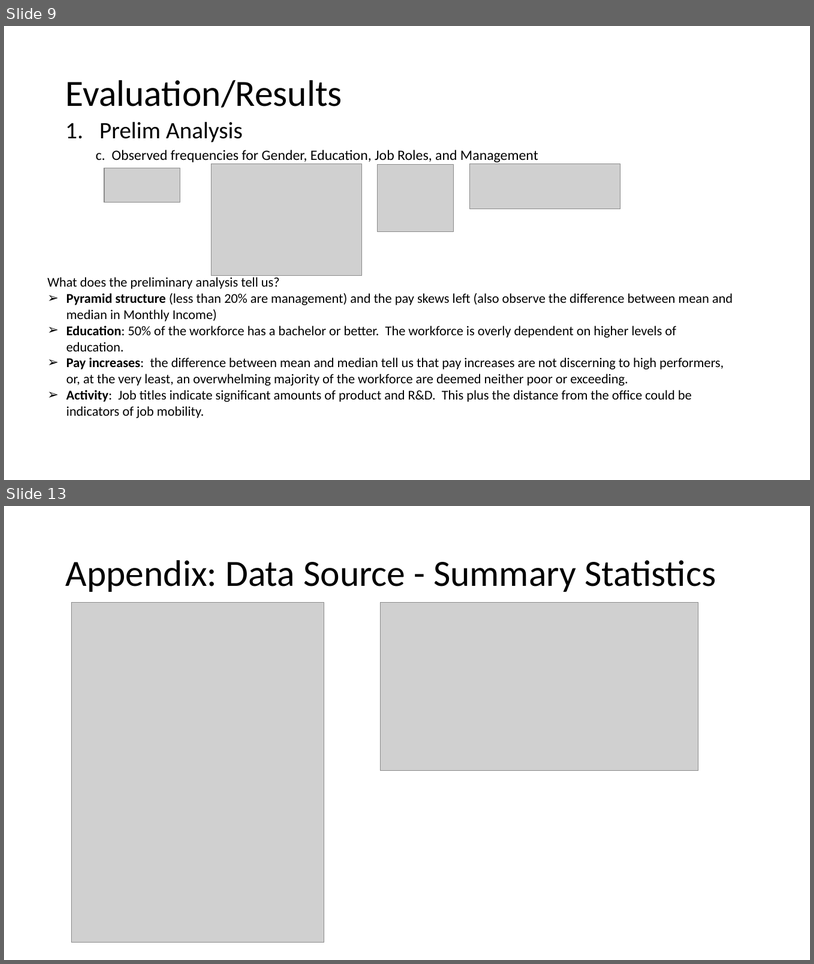
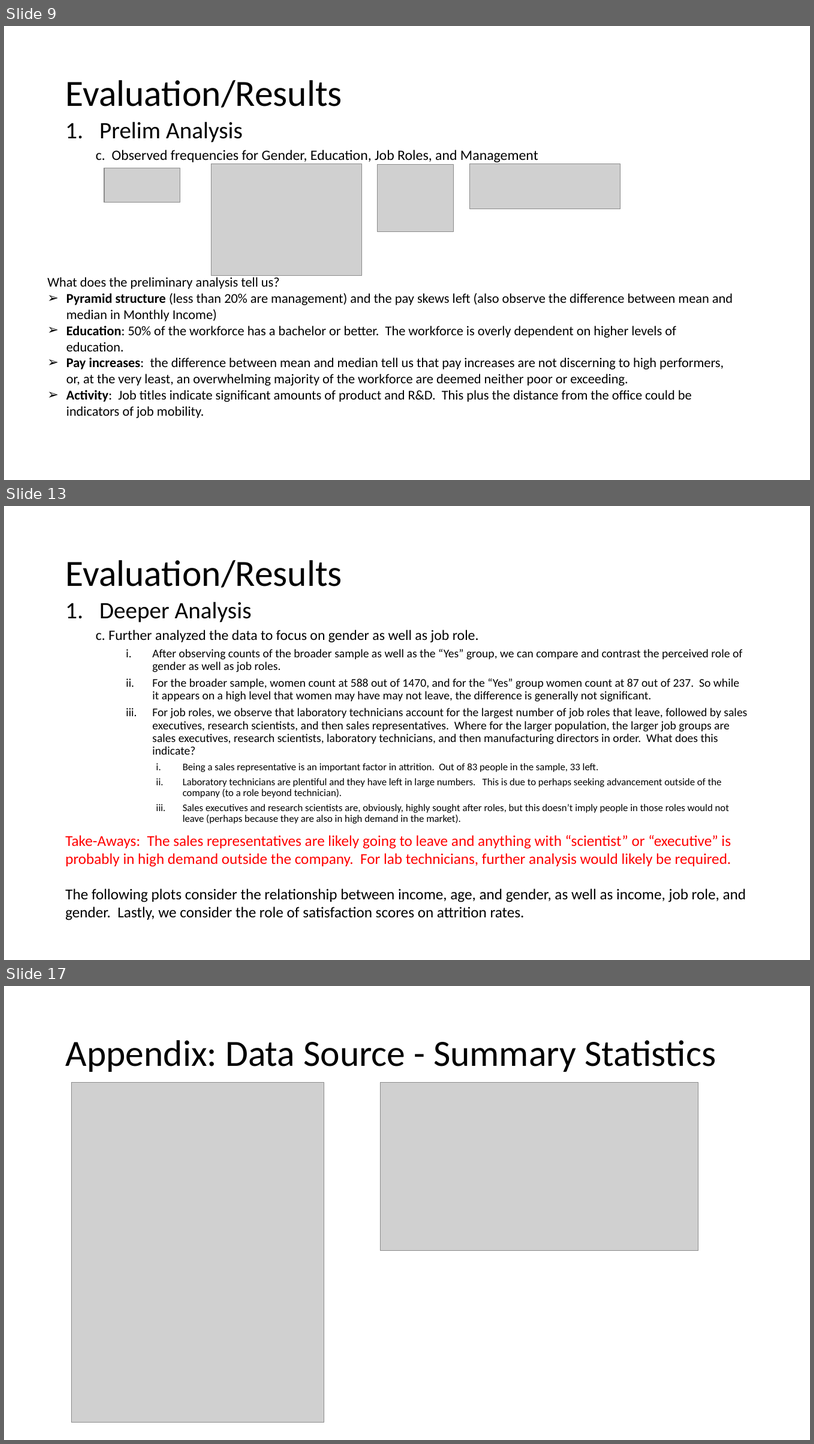
Before and after one commit to bdelahoussaye/CaseStudy2, a slide deck: Final Presentation_TEAM VARIANCE 6306.pptx. Shown one above the other, each under a label of ours: slides 9 and 13 before the commit, slides 9, 13 and 17 after it; the slides between them are not shown. The pictures are 814x964 and 814x1444 pixels, drawn with LibreOffice and Linux fonts; fonts in the diff are those of the drawing; grey boxes stand for pictures. Boxes give left, top, right and bottom in pixels: in the first picture for what was removed or moved away, otherwise in the second. Text is boxed around its words. In the diff, an @@ line names an element or a change of style, - is before the commit and + after.

```diff
--- a/Final Presentation_TEAM VARIANCE 6306.pptx
+++ b/Final Presentation_TEAM VARIANCE 6306.pptx
@@ slide 13 added at box(4, 506, 810, 960), background #FFFFFF @@
@@ title added at box(65, 560, 342, 588), 44 pt, text #000000 @@
+Evaluation/Results
@@ text added at box(96, 601, 747, 823), 14 pt, text #000000 @@
+1. Deeper Analysis
+  c. Further analyzed the data to focus on gender as well as job role.
+    i. After observing counts of the broader sample as well as the “Yes” group, we can compare and contrast the perceived role of gender as well as job roles.
+    ii. For the broader sample, women count at 588 out of 1470, and for the “Yes” group women count at 87 out of 237. So while it appears on a high level that women may have may not leave, the difference is generally not significant.
+    iii. For job roles, we observe that laboratory technicians account for the largest number of job roles that leave, followed by sales executives, research scientists, and then sales representatives. Where for the larger population, the larger job groups are sales executives, research scientists, laboratory technicians, and then manufacturing directors in order. What does this indicate?
+      i. Being a sales representative is an important factor in attrition. Out of 83 people in the sample, 33 left.
+      ii. Laboratory technicians are plentiful and they have left in large numbers. This is due to perhaps seeking advancement outside of the company (to a role beyond technician).
+      iii. Sales executives and research scientists are, obviously, highly sought after roles, but this doesn’t imply people in those roles would not leave (perhaps because they are also in high demand in the market).
@@ text added at box(65, 835, 732, 867), 18 pt, text #FF0000 @@
+Take-Aways: The sales representatives are likely going to leave and anything with “scientist” or “executive” is probably in high demand outside the company. For lab technicians, further analysis would likely be required.
@@ text added at box(65, 888, 747, 920), 18 pt, text #000000 @@
+The following plots consider the relationship between income, age, and gender, as well as income, job role, and gender. Lastly, we consider the role of satisfaction scores on attrition rates.
@@ what was slide 13 is now slide 17 @@
```
Also in this commit, not shown: 5 slides changed, 3 other slides added, 2 other files.
